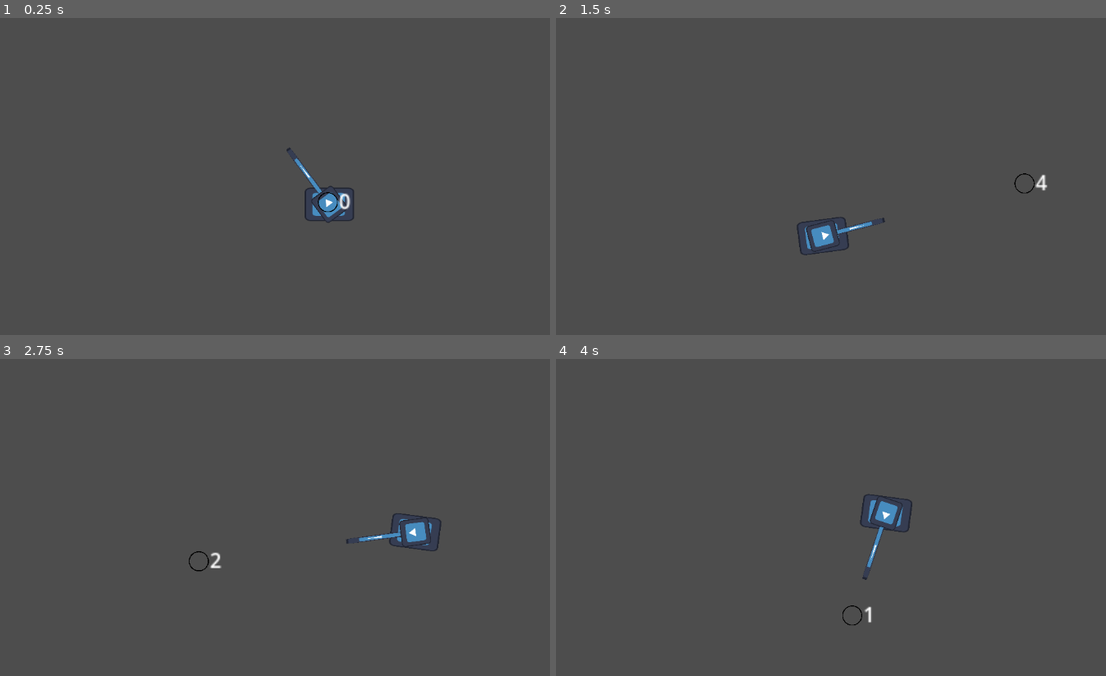
Above: before the commit, frames 1-4 (two rows, left to right).
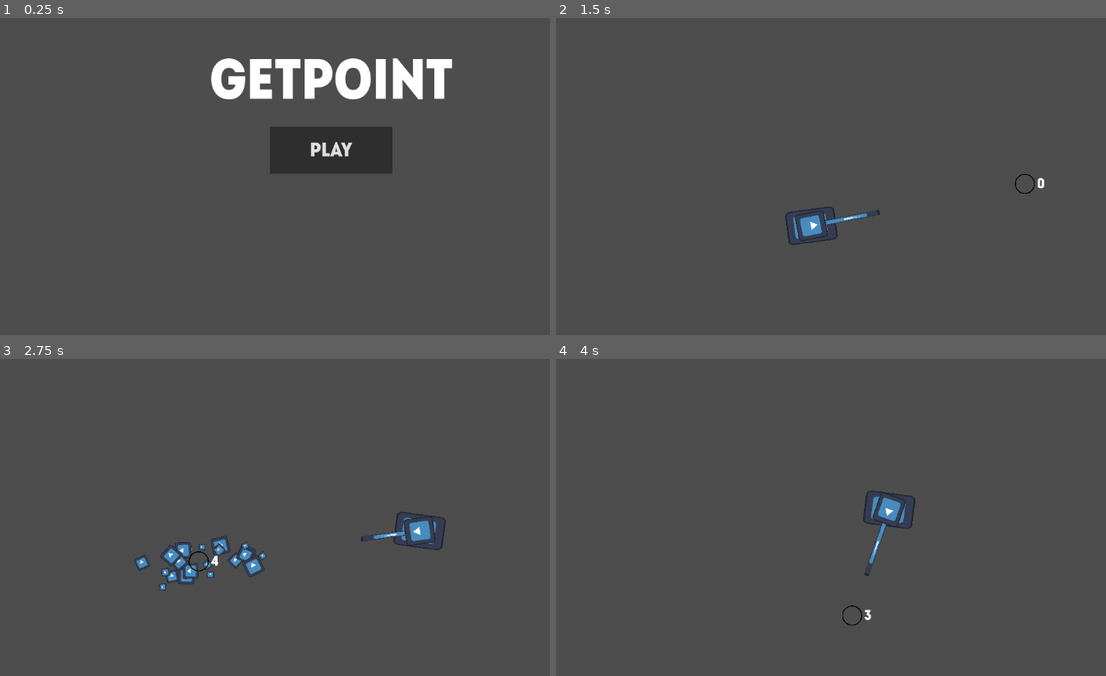
Above: after the commit, the same moments.

Repository: Yorni00/getpoint
Game: Godot game, scene res://Media/Scenes/menu.tscn
Same seed, same stepped clock (60 frames per second), same inputs: the game is played once before the commit and once after it. Before the commit the project starts from res://Media/Scenes/firstscene.tscn. The engine's default icon, where the game draws it, is replaced by a stand-in: a white triangle on a blue panel in a dark square.
Inputs (mouse positions are in pixels of both pictures, inside the frame that each line leads up to):
- Up to frame 1 (0.25 s): no input
- Up to frame 2 (1.5 s): click (886, 151) at 0.5 s, where only the run after the commit has a clickable "Play"; move the mouse to (1029, 182) at 1.27 s; tap A (a) at 1.35 s
- Up to frame 3 (2.75 s): tap D (d) at 1.55, 2.1 s; move the mouse to (198, 561) at 2.02 s; click (198, 561) at 2.3 s
- Up to frame 4 (4 s): move the mouse to (952, 463) at 2.77 s; hold S (s) 2.78-3.53 s; click (952, 463) at 2.85 s; move the mouse to (853, 615) at 3.52 s; tap S (s) at 3.6 s; tap W (w) at 3.8 s

The runs differ from the first frame. In frame 1, 7.2% of the frame differs, in the area x 38-83%, y 12-65%; in frame 2, 1.0%; in frame 3, 1.6%; in frame 4, 0.7%.

Commit message:
0.0.4.5.5

Diff:
--- a/Media/Scenes/firstscene.tscn
+++ b/Media/Scenes/firstscene.tscn
@@ -1,9 +1,8 @@
-[gd_scene load_steps=5 format=3 uid="uid://dhq5pscl50o35"]
+[gd_scene load_steps=4 format=3 uid="uid://dhq5pscl50o35"]
 
 [ext_resource type="PackedScene" uid="uid://bqsjchjutrl6k" path="res://Media/Scenes/player.tscn" id="1_8ri14"]
 [ext_resource type="Script" path="res://Media/Scripts/firstscene.gd" id="1_bopbu"]
 [ext_resource type="PackedScene" uid="uid://cjqv224r2w2ou" path="res://Media/Scenes/nav_reg.tscn" id="3_ey4bo"]
-[ext_resource type="Texture2D" uid="uid://d2t58qiwp3w06" path="res://Media/Images/0_krug-png_-2-tys-izobrazhenij-najdeno-v-YAndeks.Kartinkah.png" id="4_0qng7"]
 
 [node name="firstscene" type="Node2D"]
 script = ExtResource("1_bopbu")
@@ -216,11 +215,6 @@
 scale = Vector2(5, 5)
 
 [node name="gmp" type="Node2D" parent="Session"]
-
-[node name="Camera2D" type="Camera2D" parent="Session"]
-position = Vector2(233, 313)
-zoom = Vector2(0.5, 0.5)
-position_smoothing_enabled = true
 
 [node name="Save" type="Button" parent="."]
 visible = false
@@ -247,20 +241,6 @@
 offset_bottom = 599.0
 text = "Delete"
 
-[node name="Cursor" type="Sprite2D" parent="."]
-z_index = 99
-scale = Vector2(0.05, 0.05)
-texture = ExtResource("4_0qng7")
-
-[node name="L_cd" type="Label" parent="Cursor"]
-offset_left = 1180.0
-offset_top = -20.0005
-offset_right = 1190.0
-offset_bottom = 5.99951
-scale = Vector2(88.9045, 88.9045)
-pivot_offset = Vector2(4.58049, 12.5963)
-text = "9"
-
 [connection signal="pressed" from="Save" to="." method="_on_save_pressed"]
 [connection signal="pressed" from="Load" to="." method="_on_load_pressed"]
 [connection signal="pressed" from="Delete" to="." method="_on_delete_pressed"]
--- /dev/null
+++ b/Media/Scenes/ims.tscn
@@ -0,0 +1,6 @@
+[gd_scene load_steps=2 format=3 uid="uid://825o0cbhdc17"]
+
+[ext_resource type="Script" path="res://Media/Scripts/IMS.gd" id="1_0v6hj"]
+
+[node name="IMS" type="Node"]
+script = ExtResource("1_0v6hj")
--- /dev/null
+++ b/Media/Scenes/menu.tscn
@@ -0,0 +1,29 @@
+[gd_scene load_steps=3 format=3 uid="uid://l4tghopqtksr"]
+
+[ext_resource type="Script" path="res://Media/Scripts/menu.gd" id="1_6qto3"]
+[ext_resource type="FontFile" uid="uid://buxvl1pvd1gn8" path="res://Media/System/IntroDemoCond-BlackCAPS.otf" id="1_oha4y"]
+
+[node name="Menu" type="Node2D"]
+script = ExtResource("1_6qto3")
+
+[node name="Name" type="Label" parent="."]
+offset_left = 368.0
+offset_top = 48.0
+offset_right = 795.0
+offset_bottom = 177.0
+theme_override_fonts/font = ExtResource("1_oha4y")
+theme_override_font_sizes/font_size = 100
+text = "GetPoint"
+
+[node name="Play" type="Button" parent="."]
+offset_left = 368.0
+offset_top = 150.0
+offset_right = 795.0
+offset_bottom = 314.0
+scale = Vector2(0.503461, 0.503461)
+pivot_offset = Vector2(214, 82)
+theme_override_fonts/font = ExtResource("1_oha4y")
+theme_override_font_sizes/font_size = 70
+text = "Play"
+
+[connection signal="pressed" from="Play" to="." method="_on_play_pressed"]
--- a/Media/Scenes/player.tscn
+++ b/Media/Scenes/player.tscn
@@ -1,7 +1,9 @@
-[gd_scene load_steps=3 format=3 uid="uid://bqsjchjutrl6k"]
+[gd_scene load_steps=5 format=3 uid="uid://bqsjchjutrl6k"]
 
 [ext_resource type="Script" path="res://Media/Scripts/player.gd" id="1_3aa3u"]
 [ext_resource type="Texture2D" uid="uid://bcl5mka8ijb4d" path="res://icon.svg" id="1_di22u"]
+[ext_resource type="Texture2D" uid="uid://d2t58qiwp3w06" path="res://Media/Images/0_krug-png_-2-tys-izobrazhenij-najdeno-v-YAndeks.Kartinkah.png" id="3_6vi0a"]
+[ext_resource type="FontFile" uid="uid://buxvl1pvd1gn8" path="res://Media/System/IntroDemoCond-BlackCAPS.otf" id="4_r2tei"]
 
 [node name="Player" type="CharacterBody2D"]
 script = ExtResource("1_3aa3u")
@@ -37,3 +39,32 @@
 rotation = -1.74533
 
 [node name="Aim" type="Node2D" parent="."]
+
+[node name="GUI" type="Control" parent="."]
+layout_mode = 3
+anchors_preset = 0
+offset_right = 40.0
+offset_bottom = 40.0
+
+[node name="Cursor" type="Sprite2D" parent="GUI"]
+z_index = 99
+scale = Vector2(0.05, 0.05)
+texture = ExtResource("3_6vi0a")
+
+[node name="L_cd" type="Label" parent="GUI/Cursor"]
+editor_description = "Label cooldown
+Не лсд)"
+offset_left = 880.0
+offset_top = -540.0
+offset_right = 939.0
+offset_bottom = -394.0
+scale = Vector2(8.82485, 8.82485)
+pivot_offset = Vector2(4.58049, 12.5963)
+theme_override_fonts/font = ExtResource("4_r2tei")
+theme_override_font_sizes/font_size = 114
+text = "9"
+
+[node name="Camera" type="Camera2D" parent="."]
+position = Vector2(233, 313)
+zoom = Vector2(0.5, 0.5)
+position_smoothing_enabled = true
--- /dev/null
+++ b/Media/Scripts/IMS.gd
@@ -0,0 +1,8 @@
+# Independent Main Stage
+extends Node
+
+var test = "1937"
+
+func _process(delta):
+	if Input.is_action_just_pressed("esc"):
+		get_tree().quit()
--- a/Media/Scripts/firstscene.gd
+++ b/Media/Scripts/firstscene.gd
@@ -1,7 +1,9 @@
 extends Node2D
 
-@onready var Cam = $Session/Camera2D
 @onready var Plr = $Session/Player
+
+func _ready():
+	Input.mouse_mode = Input.MOUSE_MODE_HIDDEN
 
 func get_childs(_node):
 	var deti = _node.get_child_count()
@@ -11,10 +13,9 @@
 	return package
 
 func _process(delta):
-	Cam.position = Vector2((Plr.position.x + $Cursor.position.x)/2, (Plr.position.y + $Cursor.position.y)/2)
+
 	$Session/gmp.position = get_global_mouse_position()
-	$Cursor.position = get_global_mouse_position()
-	$Cursor/L_cd.text = str($Session/Player.cooldown/60)
+
 
 
 func _on_save_pressed():
--- /dev/null
+++ b/Media/Scripts/menu.gd
@@ -0,0 +1,7 @@
+extends Node2D
+
+func _ready():
+	Input.mouse_mode = Input.MOUSE_MODE_VISIBLE
+
+func _on_play_pressed():
+	get_tree().change_scene_to_file("res://Media/Scenes/firstscene.tscn")
--- a/Media/Scripts/player.gd
+++ b/Media/Scripts/player.gd
@@ -7,6 +7,9 @@
 @onready var Turret = $Turret
 @onready var eotb = $Turret/Texture/Barrel/EndPoint #End_of_the_barrel
 @onready var TurretTexture = $Turret/Texture
+@onready var Cam = $Camera
+@onready var Cursor = $GUI/Cursor
+@onready var lcd = $GUI/Cursor/L_cd #Label cooldown
 
 @export var cooldown = 0
 
@@ -43,33 +46,39 @@
 
 
 func _process(delta):
+	Cursor.global_position = get_global_mouse_position()
+	lcd.text = str(cooldown/60)
 	if cooldown > 0:
 		cooldown -= 1
-	if Input.is_action_pressed("w") and Input.is_action_pressed("s"):
-		if current_speed > 0:
+	if true:
+		if Input.is_action_pressed("w") and Input.is_action_pressed("s"):
+			if current_speed > 0:
+				current_speed -= 2
+			elif current_speed < 0:
+				current_speed += 2
+		elif not Input.is_action_pressed("w") and not Input.is_action_pressed("s"):
+			if current_speed > 0:
+				current_speed -= 2
+			elif current_speed < 0:
+				current_speed += 2
+		if Input.is_action_pressed("w") and current_speed <= max_speed and not Input.is_action_pressed("s"):
+			current_speed += 2
+		if not Input.is_action_pressed("w") and current_speed >= -max_speed/4 and Input.is_action_pressed("s"):
 			current_speed -= 2
-		elif current_speed < 0:
-			current_speed += 2
-	elif not Input.is_action_pressed("w") and not Input.is_action_pressed("s"):
-		if current_speed > 0:
-			current_speed -= 2
-		elif current_speed < 0:
-			current_speed += 2
-	if Input.is_action_pressed("w") and current_speed <= max_speed and not Input.is_action_pressed("s"):
-		current_speed += 2
-	if not Input.is_action_pressed("w") and current_speed >= -max_speed and Input.is_action_pressed("s"):
-		current_speed -= 2
+		if Input.is_action_just_pressed("lbc") and cooldown == 0:
+			spawn_bullet()
+			spawn_explosion()
+			$Turret/Texture/Barrel.position = Vector2($Turret/Texture/Barrel.position.x - 50,0)
+			cooldown = 300
+		if $Turret/Texture/Barrel.position.x < 0:
+			$Turret/Texture/Barrel.position.x += 0.5
+	Cam.global_position = Vector2((global_position.x + Cursor.global_position.x)/2, (global_position.y + Cursor.global_position.y)/2)
+	Cursor.global_rotation = 0
+
 	$Aim.look_at(get_global_mouse_position())
 	rot_dif = $Aim.rotation - Turret.rotation
 	Turret.look_at(get_global_mouse_position())
-	if Input.is_action_just_pressed("lbc") and cooldown == 0:
-		spawn_bullet()
-		spawn_explosion()
-		$Turret/Texture/Barrel.position = Vector2($Turret/Texture/Barrel.position.x - 50,0)
 
-		cooldown = 300
-	if $Turret/Texture/Barrel.position.x < 0:
-			$Turret/Texture/Barrel.position.x += 0.5
 
 
 func _physics_process(delta):
--- a/project.godot
+++ b/project.godot
@@ -11,13 +11,13 @@
 [application]
 
 config/name="getpoint"
-run/main_scene="res://Media/Scenes/firstscene.tscn"
+run/main_scene="res://Media/Scenes/menu.tscn"
 config/features=PackedStringArray("4.0", "Forward Plus")
 config/icon="res://icon.svg"
 
-[display]
+[autoload]
 
-mouse_cursor/custom_image="res://Media/Images/1x1_#7AA16F00.png"
+IMS="*res://Media/Scenes/ims.tscn"
 
 [input]
 
@@ -51,3 +51,8 @@
 "events": [Object(InputEventMouseButton,"resource_local_to_scene":false,"resource_name":"","device":-1,"window_id":0,"a …(236 unchanged characters)…
 ]
 }
+esc={
+"deadzone": 0.5,
+"events": [Object(InputEventKey,"resource_local_to_scene":false,"resource_name":"","device":-1,"window_id":0,"alt_pressed":false,"shift_pressed":false,"ctrl_pressed":false,"meta_pressed":false,"pressed":false,"keycode":0,"physical_keycode":4194305,"key_label":0,"unicode":0,"echo":false,"script":null)
+]
+}
Not shown, added: export_presets.cfg
Not shown, added: builds/0.0.4.5.exe
Not shown, added: builds/0.0.4.5.pck
